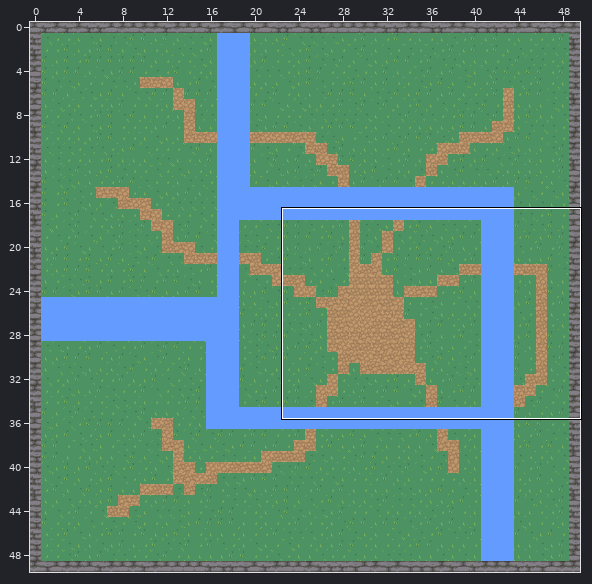
An edit to a level. Tiled map, carte.tmx. The first picture is a wide view before the edit; the outline marks the close-up.
Close-up. Earlier state:
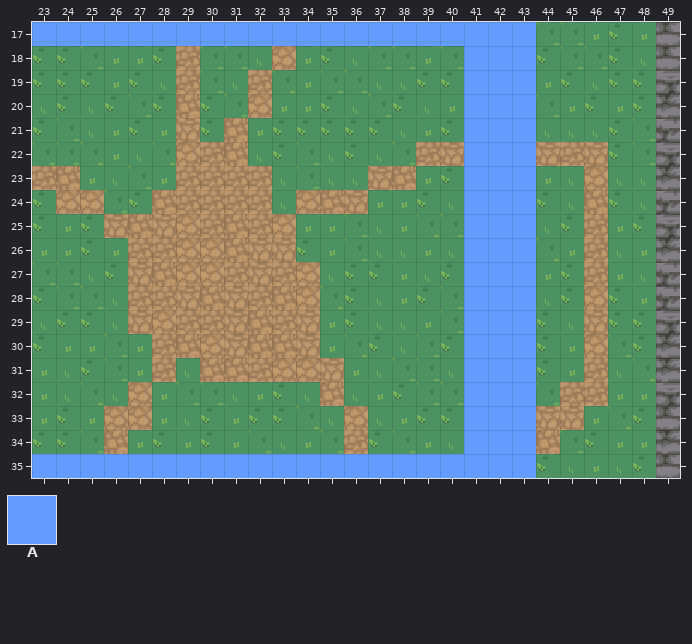
Cells are 16x16 px. Shown: x 23..49, y 17..35. The commit also changed other parts of the map, which this record leaves out.
Key: from "nature": A 162.
_ is an empty cell.
Layers that did not change in this view are not listed.
Layer "water" before, first column x 23:
17 AAAAAAAAAAAAAAAAAAAAA______
18 __________________AAA______
19 __________________AAA______
20 __________________AAA______
21 __________________AAA______
22 __________________AAA______
23 __________________AAA______
24 __________________AAA______
25 __________________AAA______
26 __________________AAA______
27 __________________AAA______
28 __________________AAA______
29 __________________AAA______
30 __________________AAA______
31 __________________AAA______
32 __________________AAA______
33 __________________AAA______
34 __________________AAA______
35 AAAAAAAAAAAAAAAAAAAAA______
And afterwards:
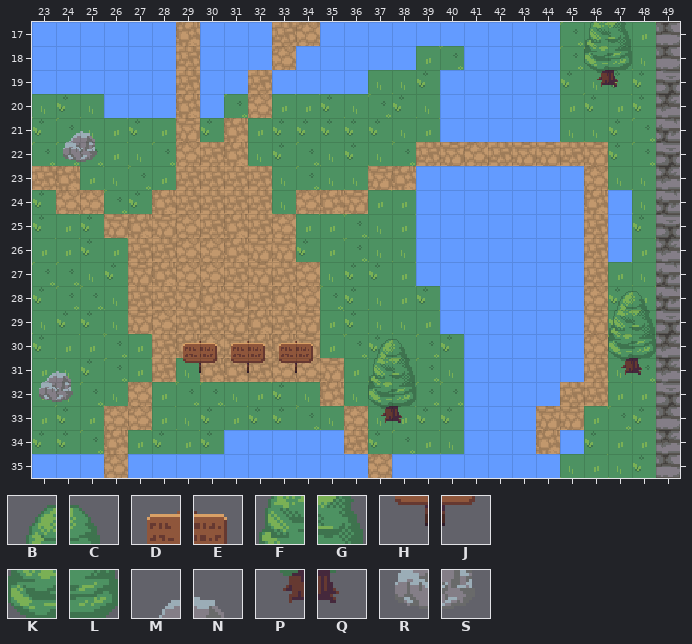
Further tiles: from "nature": B 0, C 1, D 4, E 5, F 40, G 41, H 44, J 45, K 80, L 81, M 84, N 85, P 120, Q 121, R 124, S 125.
Tiles of an added or newly shown layer are drawn over the layers below it.
The exact change:
Layer "water":
The edit adds tile A in row 17 at x 44; in row 18 at x 23 to 28, 30 to 32, 34 to 38 and 44; in row 19 at x 23 to 28, 30 to 31, 33 to 36, 40 and 44; in row 20 at x 26 to 28, 30, 40 and 44; in row 21 at x 40 and 44; in row 23 at x 39 to 40 and 44 to 45.
The edit adds tile A in rows 24 to 26 at x 39 to 40, 44 to 45 and 47; in row 27 at x 39 to 40 and 44 to 45; in rows 28 to 29 at x 40 and 44 to 45; in rows 30 to 31 at x 44 to 45; in row 32 at x 44; in row 34 at x 31 to 35 and 45.
The edit adds tile A in row 35 at x 44.
Tile A is gone in row 17 at x 29 and 33 to 34; in row 22 at x 41 to 43; in row 35 at x 26 and 37.
Layer "deco" (added):
The edit adds tile B in row 28 at x 47; in row 30 at x 37.
The edit adds tile C in row 28 at x 48; in row 30 at x 38.
The edit adds tile D in row 30 at x 29, 31 and 33.
The edit adds tile E in row 30 at x 30, 32 and 34.
The edit adds tile F in row 17 at x 46; in row 29 at x 47; in row 31 at x 37.
The edit adds tile G in row 17 at x 47; in row 29 at x 48; in row 31 at x 38.
The edit adds tile H in row 31 at x 29, 31 and 33.
The edit adds tile J in row 31 at x 30, 32 and 34.
The edit adds tile K in row 18 at x 46; in row 30 at x 47; in row 32 at x 37.
The edit adds tile L in row 18 at x 47; in row 30 at x 48; in row 32 at x 38.
The edit adds tile M in row 21 at x 24; in row 31 at x 23.
The edit adds tile N in row 21 at x 25; in row 31 at x 24.
The edit adds tile P in row 19 at x 46; in row 31 at x 47; in row 33 at x 37.
The edit adds tile Q in row 19 at x 47; in row 31 at x 48; in row 33 at x 38.
The edit adds tile R in row 22 at x 24; in row 32 at x 23.
The edit adds tile S in row 22 at x 25; in row 32 at x 24.
